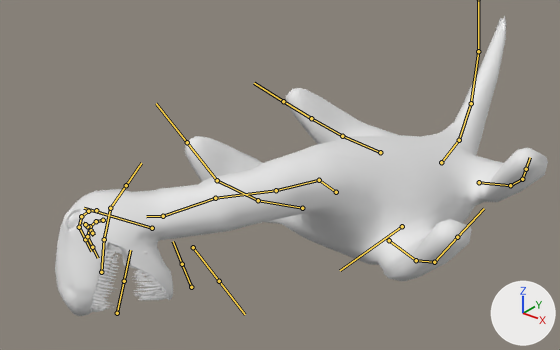
The FBX model Assets/Models/FBX/nessie met ani.fbx: old version first, new version second.
Before and after are seen from a 50 mm lens placed at (14.0, -26.0, 6.1), pointed at (-2.9, -4.9, -7.0). The axes (+X, +Y, +Z) are drawn at lower right. The lights are the same throughout. Both versions are drawn at frame 74 of the action 'RIG-Armature|death'; the numbers are the values there. The bones that bend it are drawn over the model as lines.

Names of what the first picture shows: 'lichaam\\'.
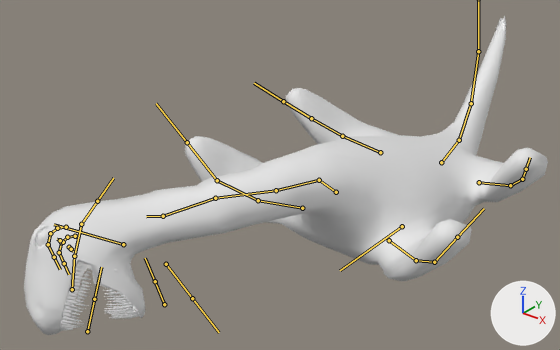
What differs and where, as boxes (x1, y1, x2, y2) in the pictures (560 x 350 px):
'lichaam\\', posed (6% wider, 6% taller): before (55, 16, 548, 316); after (24, 16, 548, 335)
bone 'ORG-face', root to tip: before (152, 228) to (84, 208); after (123, 244) to (54, 224)
bone 'ORG-eye.L', root to tip: before (87, 226) to (85, 224); after (63, 242) to (60, 240)
bone 'ORG-eye.R', root to tip: before (91, 230) to (92, 233); after (69, 247) to (71, 249)

The change in detail:
Bone 'ORG-face' (bone_org_face) moves from (0.0, 0.0, 0.0) to (0.28, 0.66, 0.78).
Bone 'ORG-eye.L' (bone_org_eye_l) moves from (0.0, 0.0, 0.0) to (-0.07, 0.17, -0.18).
Bone 'ORG-eye.R' (bone_org_eye_r) moves from (0.0, 0.0, 0.0) to (0.07, 0.17, -0.18).
